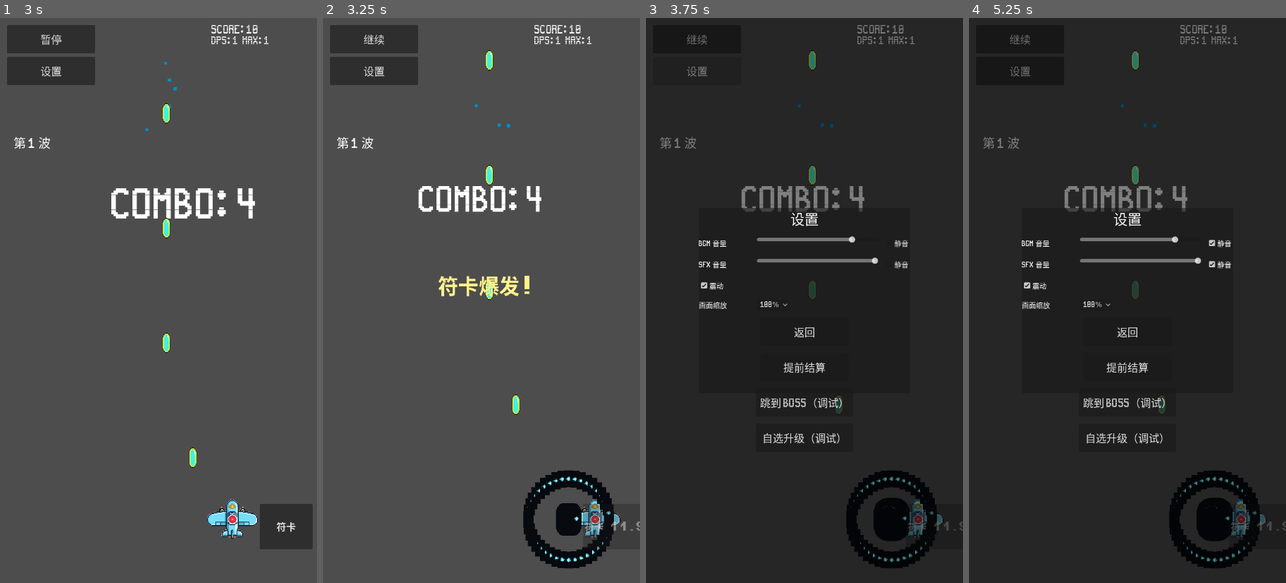
Above: before the commit, frames 1-4 (left to right).
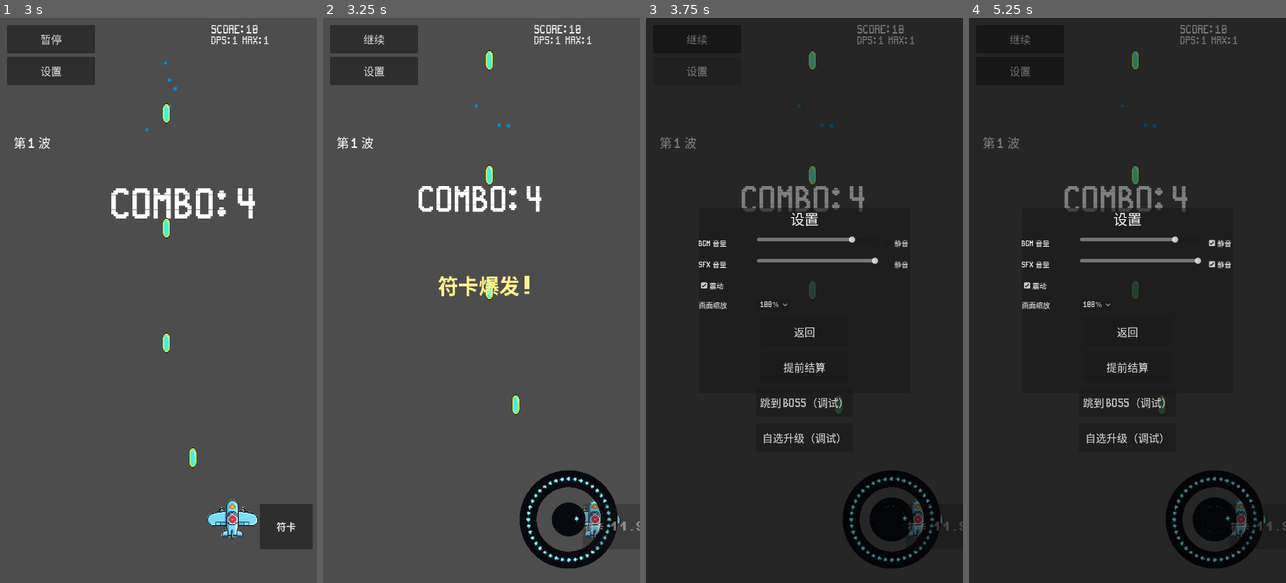
Above: after the commit, the same moments.

Repository: qingzhixing/plane-war
Game: Godot game, scene res://scenes/MainMenu.tscn
The game is run twice, just before and just after one commit, with the same random seed, the same clock (stepped at 60 frames per second) and the same inputs. Sound files missing from this copy of the repository are replaced by a short silence.
Inputs (mouse positions are in pixels of both pictures, inside the frame that each line leads up to):
- Up to frame 1 (3 s): click "开始游戏" at 0.5 s; click "暂停" at 1.25 s; click "继续" at 2 s; tap Enter at 2.75 s; move the mouse to (228, 272) at 2.77 s; hold D from 2.78 s (still down); tap P at 2.85 s; click (228, 272) at 2.92 s
- Up to frame 2 (3.25 s): keep holding D; tap Space at 3.02 s
- Up to frame 3 (3.75 s): release D at 3.5 s; click "设置" at 3.5 s
- Up to frame 4 (5.25 s): click "静音" at 4.25 s; click "静音" at 5 s

Frame 1 is identical in both runs. In frame 2, 0.7% of the frame differs, in the area x 62-93%, y 80-98%; in frame 3, 0.6%; in frame 4, 0.6%.

Commit message:
🎨 UI: 符卡弹按发射方向旋转
Made-with: Cursor

Diff:
--- a/scripts/bullets/PlayerSpellBullet.gd
+++ b/scripts/bullets/PlayerSpellBullet.gd
@@ -1,5 +1,6 @@
 extends "res://scripts/bullets/BulletBase.gd"
 ## 符卡径向弹幕：仅销毁碰到的敌弹，不全场清弹；命中敌机逻辑同 BulletBase。
+## 贴图默认朝向上方（-Y）；按飞行方向旋转整节点（含碰撞体）。
 
 
 func _ready() -> void:
@@ -7,6 +8,19 @@
 	var sprite := get_node_or_null("Sprite2D") as Sprite2D
 	if sprite != null:
 		sprite.texture = preload("res://assets/sprites/bullets/spell_bullet.png")
+	_apply_rotation_from_direction()
+
+
+func set_direction(dir: Vector2) -> void:
+	super.set_direction(dir)
+	_apply_rotation_from_direction()
+
+
+func _apply_rotation_from_direction() -> void:
+	if direction.length_squared() < 1e-6:
+		return
+	# 贴图朝 -Y 时为“弹头向前”，与 velocity 方向一致
+	rotation = direction.angle() + PI * 0.5
 
 
 func _on_area_entered(area: Node) -> void:
